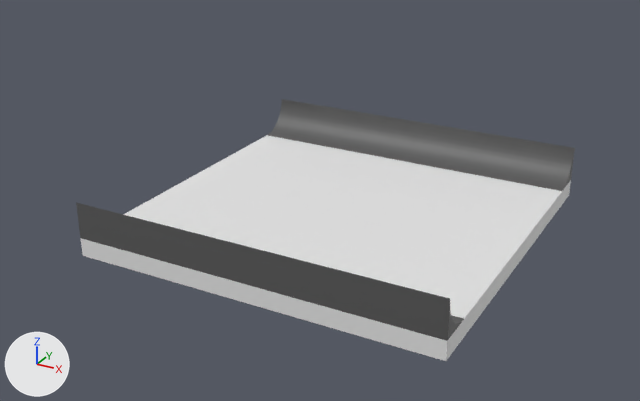
What one commit did to the glTF model assets/models/World0.glb.
Rendered twice from a 50 mm camera at (40.9, -79.9, 40.1) aimed at (-1.3, -3.0, 1.6). Every picture has the same lights, and +X, +Y and +Z are marked at lower left. The older version comes first. Vertices at exactly the same position are counted once.
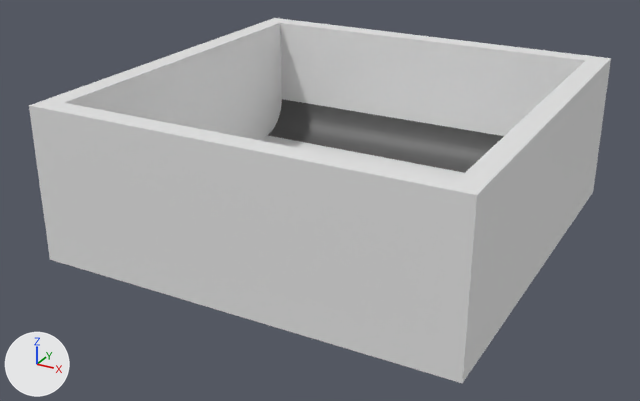
Pixel boxes [x1, y1, x2, y2] of what changed, in the pictures (640 x 401 px):
'Cube', reshaped (19% wider, 61% taller): before [81, 135, 571, 361]; after [29, 18, 611, 383]
part 1 of me_cube_001, built on: before [81, 180, 571, 361]; after [29, 18, 611, 383]
'Cube.002', unchanged, covered by the edit: before [76, 202, 464, 341]

Edits to the bpy script that builds the scene:
```text
Change me_cube_001:
    used by ob_cube; location = (0.0, 0.0, 0.0)
    remove me_cube_001.from_pydata(...)  # 8 vertices, 12 faces; spans x -20.0..20.0, y -20.0..20.0, z -2.0..0.0
    add me_cube_001.from_pydata(...)  # 24 vertices, 44 faces; spans x -22.3..22.3, y -22.3..22.3, z -2.0..14.5
    me_cube_001 part 1
    8 faces are deleted
    10 vertices are added at x -22.3..20.0, y -22.3..22.3, z -2.0..14.5
    6 new vertices lie (44.6, 0.0, 0.0) away from vertices in x -22.3, y -22.3..22.3, z -2.0..14.5
    40 new faces join them
```
